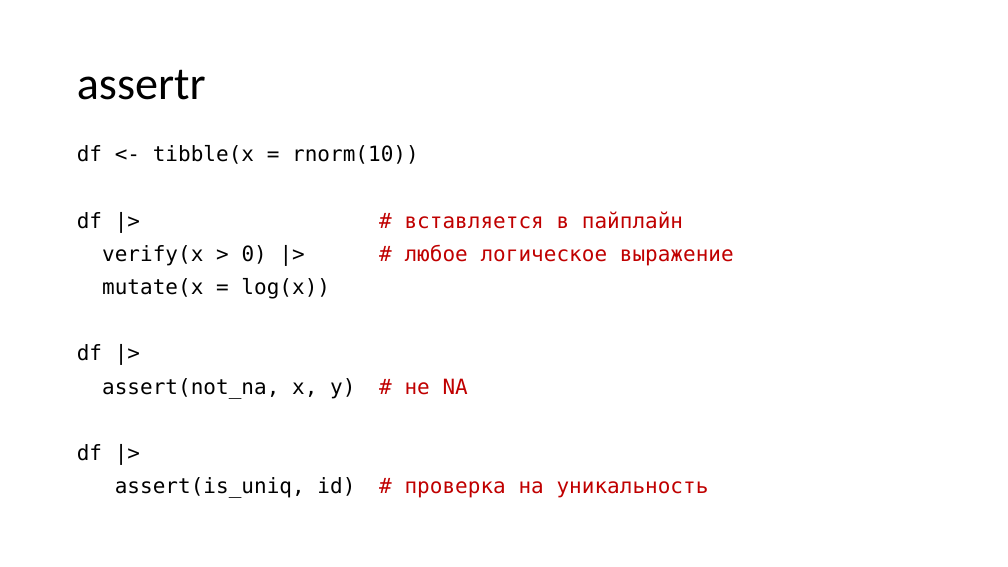
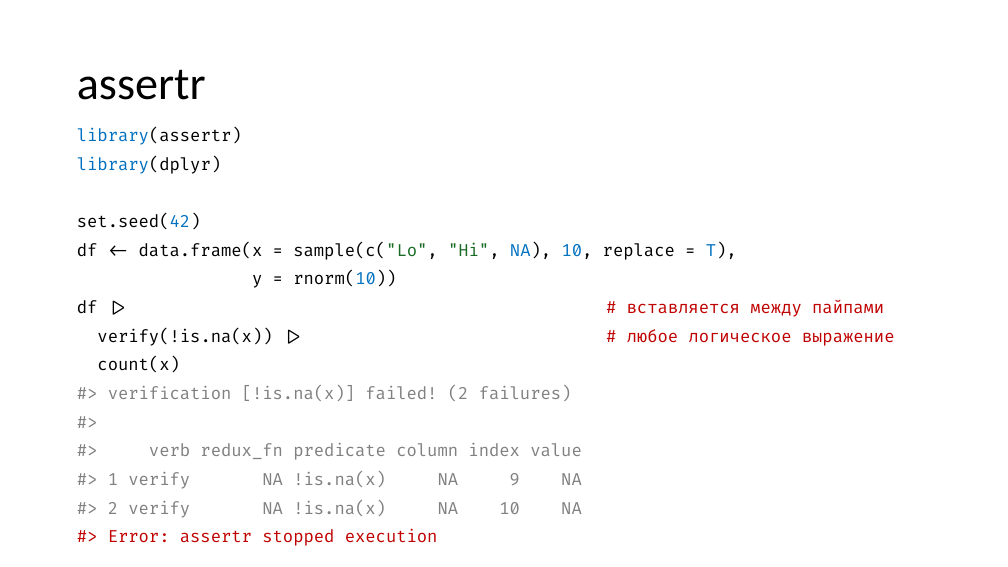
Before and after one commit to yoursdearboy/git-101, a slide deck: slide 24 of slides.pptx (slide 55 before the commit). Drawn at 1008x567 pixels with LibreOffice and Linux fonts; fonts in the diff are those of the drawing. Boxes give left, top, right and bottom in pixels: in the first picture for what was removed or moved away, otherwise in the second. Text is boxed around its words. In the diff, an @@ line names an element or a change of style, - is before the commit and + after.

```diff
--- a/slides.pptx
+++ b/slides.pptx
@@ text at (77, 128, 895, 546): text changed; size 20 to 16 pt; font DejaVu Sans Mono to Fira Code; text colour #000000 to #808080 @@
-df <- tibble(x = rnorm(10))
-df |> # вставляется в пайплайн
-verify(x > 0) |> # любое логическое выражение
-mutate(x = log(x))
-df |>
-assert(not_na, x, y) # не NA
-df |>
-assert(is_uniq, id) # проверка на уникальность
+library(assertr)
+library(dplyr)
+set.seed(42)
+df <- data.frame(x = sample(c("Lo", "Hi", NA), 10, replace = T),
+y = rnorm(10))
+df |> # вставляется между пайпами
+verify(!is.na(x)) |> # любое логическое выражение
+count(x)
+#> verification [!is.na(x)] failed! (2 failures)
+#>
+#> verb redux_fn predicate column index value
+#> 1 verify NA !is.na(x) NA 9 NA
+#> 2 verify NA !is.na(x) NA 10 NA
+#> Error: assertr stopped execution
```
Also in this commit, not shown: 36 other slides changed, 20 slides added, 11 slides removed, 2 other files.
